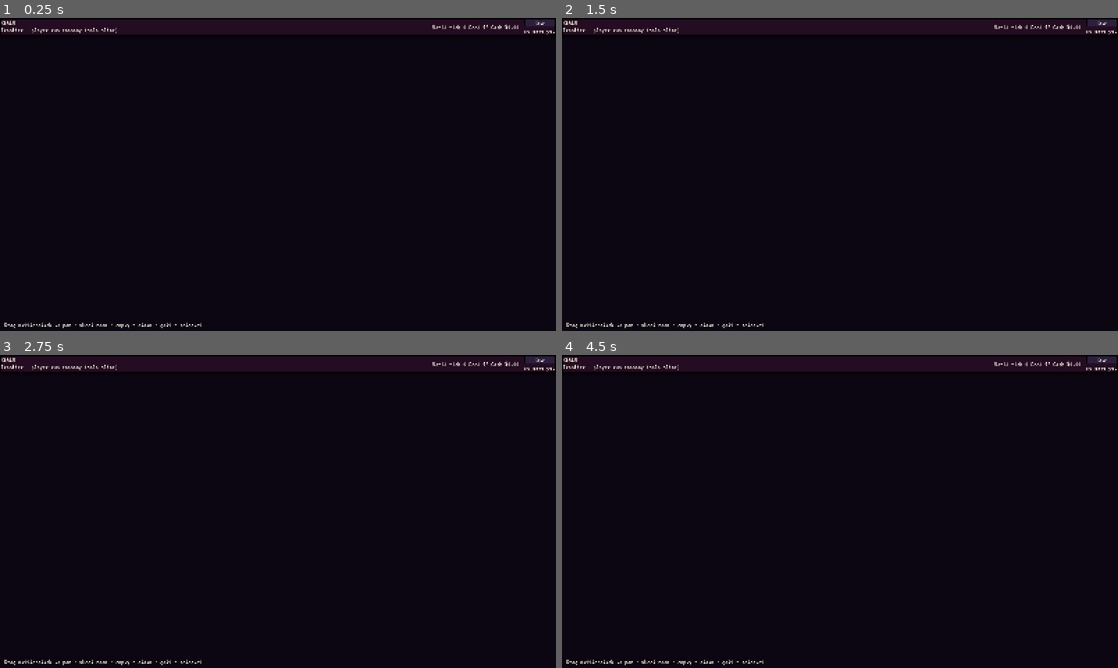
Above: before the commit, frames 1-4 (two rows, left to right).
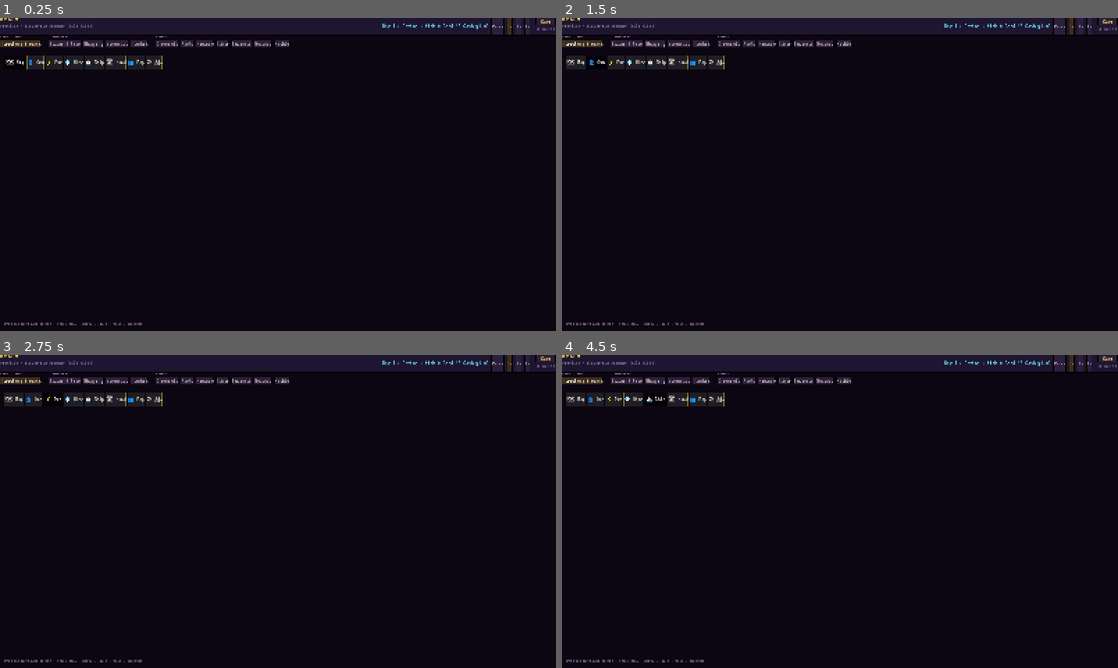
Above: after the commit, the same moments.

Repository: at6132/econ
Game: Godot game, scene res://scenes/Main.tscn
The game is run twice, just before and just after one commit, with the same random seed, the same clock (stepped at 60 frames per second) and the same inputs. This scene is started directly instead of the project's main scene.
Inputs (mouse positions are in pixels of both pictures, inside the frame that each line leads up to):
- Up to frame 1 (0.25 s): no input
- Up to frame 2 (1.5 s): click (578, 61) at 0.5 s, where only the run after the commit has a clickable "🗺 Map"; click (595, 61) at 1.25 s, where only the run after the commit has a clickable "👤 Own"
- Up to frame 3 (2.75 s): click (55, 398) at 2 s, where only the run after the commit has a clickable "⚡ Pwr"
- Up to frame 4 (4.5 s): click (634, 398) at 2.75 s, where only the run after the commit has a clickable "💎 Mine"; click (612, 398) at 3.5 s, where only the run after the commit has a clickable "⚡ Pwr"; click (656, 398) at 4.25 s, where only the run after the commit has a clickable "🚢 Ship"

The runs differ from the first frame. In frame 1, 2.7% of the frame differs, in the area x 0-100%, y 0-100%; in frame 2, 2.7%; in frame 3, 2.7%; in frame 4, 2.7%.
Error before the commit: Parse Error: Identifier "RealmSettings" not declared in the current scope. (res://scenes/shell/CommandShell.gd:98)

Commit message:
Godot: map road/route overlays and stable plot-click boot.
Draw roads and routes on WorldMap; boot overlay prefs without SubViewport
size override; fix PlotDetail Scroll unique name; gl_compatibility renderer.

Co-authored-by: Cursor <cursoragent@cursor.com>

Diff:
--- a/realm_client/map/map_overlays.gd
+++ b/realm_client/map/map_overlays.gd
@@ -16,7 +16,13 @@
 }
 
 
-static func overlay_tint_for_plot(mode: String, plot: Dictionary, party: String, mineral: String) -> Color:
+static func overlay_tint_for_plot(
+	mode: String,
+	plot: Dictionary,
+	party: String,
+	mineral: String,
+	advantage_cat: String = "mining",
+) -> Color:
 	if mode == "none" or plot.is_empty():
 		return Color(0, 0, 0, 0)
 	match mode:
@@ -42,9 +48,44 @@
 			if dens < 0.05:
 				return Color(0, 0, 0, 0)
 			return Color(0.9, 0.4, 0.8, clampf(dens, 0.1, 0.45))
+		"roads":
+			return _roads_tint(plot)
 		"advantage":
+			return _advantage_tint(plot, advantage_cat)
+		"routes":
 			return Color(0, 0, 0, 0)
 	return Color(0, 0, 0, 0)
+
+
+static func _roads_tint(plot: Dictionary) -> Color:
+	var pid := str(plot.get("id", ""))
+	if pid == "" or WorldState.road_segments.is_empty():
+		return Color(0, 0, 0, 0)
+	for seg in WorldState.road_segments:
+		if not (seg is Dictionary):
+			continue
+		var sd: Dictionary = seg as Dictionary
+		if str(sd.get("from_plot", "")) == pid or str(sd.get("to_plot", "")) == pid:
+			return Color(0.62, 0.52, 0.28, 0.42)
+	return Color(0, 0, 0, 0)
+
+
+static func _advantage_tint(plot: Dictionary, advantage_cat: String) -> Color:
+	if not plot.has("landmass_id"):
+		return Color(0, 0, 0, 0)
+	var lm_key := str(plot.get("landmass_id", ""))
+	var table: Variant = WorldState.regional_advantages.get(lm_key, WorldState.regional_advantages.get(int(lm_key), null))
+	if not (table is Dictionary):
+		return Color(0, 0, 0, 0)
+	var cat := advantage_cat if advantage_cat != "" else "mining"
+	var mult: float = float((table as Dictionary).get(cat, (table as Dictionary).get(cat.to_lower(), 1.0)))
+	if mult >= 1.2:
+		return Color(0.35, 0.85, 0.45, 0.38)
+	if mult >= 1.05:
+		return Color(0.45, 0.75, 0.55, 0.32)
+	if mult < 0.95:
+		return Color(0.75, 0.35, 0.35, 0.34)
+	return Color(0.55, 0.55, 0.6, 0.22)
 
 
 static func _mineral_tint(plot: Dictionary, party: String, mineral: String) -> Color:
--- a/realm_client/project.godot
+++ b/realm_client/project.godot
@@ -17,7 +17,7 @@
 config/name="Realm"
 config/description="Realm solo client — display shell for FastAPI engine (Phase 1)."
 run/main_scene="res://scenes/GameHome.tscn"
-config/features=PackedStringArray("4.6", "Forward Plus")
+config/features=PackedStringArray("4.6", "GL Compatibility")
 config/icon="res://icon.svg"
 
 [autoload]
@@ -28,6 +28,7 @@
 WS="*res://autoloads/WS.gd"
 RealmColors="*res://autoloads/RealmColors.gd"
 RealmFonts="*res://autoloads/RealmFonts.gd"
+RealmSettings="*res://autoloads/RealmSettings.gd"
 MainFeedback="*res://autoloads/MainFeedback.gd"
 
 [display]
@@ -42,4 +43,6 @@
 
 [rendering]
 
+renderer/rendering_method="gl_compatibility"
+renderer/rendering_method.mobile="gl_compatibility"
 textures/canvas_textures/default_texture_filter=0
--- a/realm_client/scenes/Main.gd
+++ b/realm_client/scenes/Main.gd
@@ -110,34 +110,61 @@
 
 
 func _finish_boot_load() -> void:
+	_apply_boot_map_overlay()
 	API.get_sim_status(_on_boot_sim_status)
 	API.get_world_static(func(s): WorldState.apply_static(s))
 	API.get_world_player(func(p): WorldState.apply_player(p), WorldState.party_id)
 	API.get_world_feed(func(f): WorldState.apply_feed(f), -1)
 	API.get_world_summary(WorldState.party_id, func(s): WorldState.apply_summary(s))
+	API.get_roads(func(d: Dictionary) -> void:
+		if not d.is_empty() and bool(d.get("ok", true)):
+			var segs: Variant = d.get("segments", [])
+			if segs is Array:
+				WorldState.road_segments = segs as Array
+	)
 
 
 func _on_boot_sim_status(data: Dictionary) -> void:
 	if data.is_empty():
 		return
 	WorldState.apply_sim_status(data)
+	_apply_boot_sim_prefs()
 	if shell.has_method("_refresh_sim_controls"):
 		shell.call("_refresh_sim_controls")
 	if shell.has_method("_refresh_stats"):
 		shell.call("_refresh_stats")
 
 
+func _apply_boot_map_overlay() -> void:
+	if not is_instance_valid(_overlay_bar):
+		return
+	if _overlay_bar.has_method("apply_mode"):
+		_overlay_bar.call("apply_mode", RealmSettings.default_overlay)
+
+
+func _apply_boot_sim_prefs() -> void:
+	var body: Dictionary = {}
+	if RealmSettings.default_speed > 0.0:
+		body["speed"] = RealmSettings.default_speed
+	if RealmSettings.start_paused:
+		body["paused"] = true
+	if body.is_empty():
+		return
+	API.sim_control(body, Callable())
+
+
 func _setup_map_overlay_bar() -> void:
 	if is_instance_valid(_overlay_bar):
 		return
 	_overlay_bar = preload("res://scenes/MapOverlayBar.tscn").instantiate() as HBoxContainer
 	ui_root.add_child(_overlay_bar)
-	_overlay_bar.overlay_changed.connect(
-		func(mode: String) -> void:
-			if world_map.has_method("set_overlay_mode"):
-				world_map.call("set_overlay_mode", mode)
-	)
+	_overlay_bar.overlay_changed.connect(_on_map_overlay_mode_changed)
 	_position_overlay_bar()
+
+
+func _on_map_overlay_mode_changed(mode: String) -> void:
+	if world_map.has_method("set_overlay_mode"):
+		world_map.call("set_overlay_mode", mode)
 
 
 func _position_overlay_bar() -> void:
@@ -170,12 +197,11 @@
 	map_viewport.offset_top = top_h
 	var gw := maxi(64, int(vp.x))
 	var gh := maxi(64, int(vp.y - top_h))
-	var map_size := Vector2i(gw, gh)
 	sub_viewport.transparent_bg = false
 	sub_viewport.render_target_clear_mode = SubViewport.CLEAR_MODE_ALWAYS
-	sub_viewport.size = map_size
+	# Do not assign sub_viewport.size while MapViewport.stretch is true (Godot 4.6 SIGSEGV).
 	if world_map.has_method("set_view_size"):
-		world_map.call("set_view_size", Vector2(map_size))
+		world_map.call("set_view_size", Vector2(gw, gh))
 	_position_overlay_bar()
 
 
--- a/realm_client/scenes/Main.tscn
+++ b/realm_client/scenes/Main.tscn
@@ -45,6 +45,3 @@
 [node name="MarkersLayer" type="Node2D" parent="UILayer/UIRoot/MapViewport/SubViewport/WorldMap"]
 
 [node name="CommandShell" parent="." instance=ExtResource("3_shell")]
-
-[node name="PanelRoot" type="CanvasLayer" parent="."]
-layer = 20
--- a/realm_client/scenes/MapOverlayBar.gd
+++ b/realm_client/scenes/MapOverlayBar.gd
@@ -16,28 +16,51 @@
 
 var _active: String = "none"
 var _buttons: Dictionary = {}
+var _group: ButtonGroup
 
 
 func _ready() -> void:
+	mouse_filter = Control.MOUSE_FILTER_STOP
 	add_theme_constant_override("separation", 4)
+	_group = ButtonGroup.new()
+	_group.allow_unpress = false
 	for item in BUTTONS:
 		var mode: String = str(item[0])
 		var label: String = str(item[1])
 		var btn := Button.new()
 		btn.text = label
 		btn.toggle_mode = true
+		btn.button_group = _group
 		btn.button_pressed = mode == "none"
 		PanelUI.style_btn(btn, mode == "none")
-		btn.pressed.connect(_on_pressed.bind(mode))
+		btn.toggled.connect(_on_toggled.bind(mode))
 		add_child(btn)
 		_buttons[mode] = btn
+	_active = "none"
 
 
-func _on_pressed(mode: String) -> void:
+func _on_toggled(pressed: bool, mode: String) -> void:
+	if not pressed or _active == mode:
+		return
+	_set_active(mode)
+	overlay_changed.emit(mode)
+
+
+func _set_active(mode: String) -> void:
 	_active = mode
 	for key in _buttons.keys():
 		var b: Button = _buttons[key] as Button
 		var on: bool = str(key) == mode
-		b.button_pressed = on
+		if b.button_pressed != on:
+			b.button_pressed = on
 		PanelUI.style_btn(b, on)
+
+
+## Apply overlay from settings or boot prefs (updates buttons + emits ``overlay_changed``).
+func apply_mode(mode: String) -> void:
+	if not _buttons.has(mode):
+		mode = "none"
+	if _active == mode:
+		return
+	_set_active(mode)
 	overlay_changed.emit(mode)
--- a/realm_client/scenes/WorldMap.gd
+++ b/realm_client/scenes/WorldMap.gd
@@ -157,8 +157,42 @@
 	_overlay_mode = mode
 	if mineral != "":
 		_overlay_mineral = mineral
+	_ensure_overlay_data(mode)
 	_rebuild_cell_cache()
 	queue_redraw()
+
+
+func _ensure_overlay_data(mode: String) -> void:
+	match mode:
+		"roads":
+			if WorldState.road_segments.is_empty():
+				API.get_roads(_on_overlay_roads_loaded)
+		"routes":
+			if WorldState.in_transit.is_empty():
+				API.get_world_player(
+					func(p: Dictionary) -> void:
+						if not p.is_empty():
+							WorldState.apply_player(p),
+					WorldState.party_id,
+				)
+		"advantage":
+			if WorldState.regional_advantages.is_empty():
+				API.get_world_static(func(s: Dictionary) -> void:
+					WorldState.apply_static(s)
+					_rebuild_cell_cache()
+					queue_redraw()
+				)
+
+
+func _on_overlay_roads_loaded(data: Dictionary) -> void:
+	if data.is_empty() or not bool(data.get("ok", true)):
+		return
+	var segs: Variant = data.get("segments", [])
+	if segs is Array:
+		WorldState.road_segments = segs as Array
+	if _overlay_mode == "roads":
+		_rebuild_cell_cache()
+		queue_redraw()
 
 
 func _ready() -> void:
@@ -263,6 +297,21 @@
 	# itself changes (claim / survey / build → apply_map).
 	_rebuild_building_cache_only()
 	_invalidate_draw_buffer()
+	if _overlay_mode == "routes":
+		queue_redraw()
+
+
+func _cell_index_safe(gx: int, gy: int) -> int:
+	var bx := _last_mesh_bounds.x
+	var by := _last_mesh_bounds.y
+	if bx <= 0 or by <= 0 or _cell_flags.is_empty():
+		return -1
+	if gx < 0 or gy < 0 or gx >= bx or gy >= by:
+		return -1
+	var idx := gy * bx + gx
+	if idx < 0 or idx >= _cell_flags.size():
+		return -1
+	return idx
 
 
 func _on_world_updated() -> void:
@@ -381,7 +430,7 @@
 			if p.get("powered", true) == false:
 				fill = fill.darkened(0.22)
 			var ov := MapOverlays.overlay_tint_for_plot(
-				_overlay_mode, p, my_party, _overlay_mineral
+				_overlay_mode, p, my_party, _overlay_mineral, _overlay_advantage_cat
 			)
 			if ov.a > 0.01:
 				fill = fill.lerp(ov, clampf(ov.a, 0.0, 1.0))
@@ -510,7 +559,9 @@
 			fill = fill.lightened(0.06)
 		if p.get("powered", true) == false:
 			fill = fill.darkened(0.22)
-		var ov := MapOverlays.overlay_tint_for_plot(_overlay_mode, p, my_party, _overlay_mineral)
+		var ov := MapOverlays.overlay_tint_for_plot(
+			_overlay_mode, p, my_party, _overlay_mineral, _overlay_advantage_cat
+		)
 		if ov.a > 0.01:
 			fill = fill.lerp(ov, clampf(ov.a, 0.0, 1.0))
 		var flags := 0x1
@@ -728,6 +779,7 @@
 		_draw_overview_terrain()
 		_draw_selection_highlight(sel_gx, sel_gy)
 		_draw_town_dots()
+		_draw_vector_overlays()
 		return
 
 	# Frontier: one polygon per plot. Genesis: flat fills, no grid strokes (cache builds in chunks).
@@ -758,6 +810,77 @@
 
 	if lod >= 3:
 		_draw_plot_detail_labels()
+	_draw_vector_overlays()
+
+
+func _draw_vector_overlays() -> void:
+	if _mesh == null:
+		return
+	if _overlay_mode == "roads":
+		_draw_world_road_segments()
+	if _overlay_mode != "routes":
+		return
+	var stroke := Color(0.95, 0.82, 0.35, 0.75)
+	var width := _world_line_width(1.4)
+	for row in WorldState.in_transit:
+		if not (row is Dictionary):
+			continue
+		var sd: Dictionary = row as Dictionary
+		var from_id := str(sd.get("from_plot_id", sd.get("origin_plot_id", "")))
+		var dest_id := str(sd.get("dest_plot_id", sd.get("destination_plot_id", "")))
+		if from_id == "" or dest_id == "":
+			continue
+		var from_pt := _plot_centroid_for_id(from_id)
+		var dest_pt := _plot_centroid_for_id(dest_id)
+		if from_pt == Vector2.ZERO or dest_pt == Vector2.ZERO:
+			continue
+		_draw_shipment_arc(from_pt, dest_pt, stroke, width)
+
+
+func _draw_world_road_segments() -> void:
+	if WorldState.road_segments.is_empty():
+		return
+	var stroke := Color(0.62, 0.52, 0.32, 0.88)
+	var width := _world_line_width(2.2)
+	for seg in WorldState.road_segments:
+		if not (seg is Dictionary):
+			continue
+		var sd: Dictionary = seg as Dictionary
+		var from_id := str(sd.get("from_plot", ""))
+		var to_id := str(sd.get("to_plot", ""))
+		if from_id == "" or to_id == "":
+			continue
+		var from_pt := _plot_centroid_for_id(from_id)
+		var to_pt := _plot_centroid_for_id(to_id)
+		if from_pt == Vector2.ZERO or to_pt == Vector2.ZERO:
+			continue
+		draw_line(from_pt, to_pt, stroke, width, true)
+
+
+func _plot_centroid_for_id(plot_id: String) -> Vector2:
+	if _mesh == null or plot_id.is_empty():
+		return Vector2.ZERO
+	var p: Dictionary = WorldState.plots.get(plot_id, {})
+	if p.is_empty():
+		return Vector2.ZERO
+	var cell_set := _plot_cell_set(p, plot_id)
+	if cell_set.is_empty():
+		return Vector2.ZERO
+	return _parcel_centroid(cell_set)
+
+
+func _draw_shipment_arc(from_pt: Vector2, to_pt: Vector2, color: Color, width: float) -> void:
+	var mx := (from_pt.x + to_pt.x) * 0.5
+	var my := (from_pt.y + to_pt.y) * 0.5
+	my -= absf(to_pt.x - from_pt.x) * 0.08 + absf(to_pt.y - from_pt.y) * 0.05
+	var ctrl := Vector2(mx, my)
+	var prev := from_pt
+	for step in range(1, 17):
+		var t := float(step) / 16.0
+		var u := 1.0 - t
+		var pt := u * u * from_pt + 2.0 * u * t * ctrl + t * t * to_pt
+		draw_line(prev, pt, color, width, true)
+		prev = pt
 
 
 func _draw_overview_terrain() -> void:
@@ -787,9 +910,9 @@
 	var ny := gy + dy
 	if nx < 0 or ny < 0 or nx >= bx or ny >= by:
 		return false
-	var idx := gy * bx + gx
-	var nidx := ny * bx + nx
-	if (_cell_flags[idx] & 0x1) == 0 or (_cell_flags[nidx] & 0x1) == 0:
+	var idx := _cell_index_safe(gx, gy)
+	var nidx := _cell_index_safe(nx, ny)
+	if idx < 0 or nidx < 0 or (_cell_flags[idx] & 0x1) == 0 or (_cell_flags[nidx] & 0x1) == 0:
 		return false
 	return _cell_pids[idx] == _cell_pids[nidx]
 
@@ -844,12 +967,10 @@
 
 
 func _draw_aligned_cell_terrain() -> void:
-	var bx := _last_mesh_bounds.x
 	for gy in range(_vis_min_y, _vis_max_y):
-		var row_off := gy * bx
 		for gx in range(_vis_min_x, _vis_max_x):
-			var idx := row_off + gx
-			if (_cell_flags[idx] & 0x1) == 0:
+			var idx := _cell_index_safe(gx, gy)
+			if idx < 0 or (_cell_flags[idx] & 0x1) == 0:
 				continue
 			draw_rect(_cell_rect(gx, gy), _cell_colors[idx])
 
@@ -867,10 +988,9 @@
 	var multicell_cache: Dictionary = {}
 
 	for gy in range(_vis_min_y, _vis_max_y):
-		var row_off := gy * bx
 		for gx in range(_vis_min_x, _vis_max_x):
-			var idx := row_off + gx
-			if (_cell_flags[idx] & 0x1) == 0:
+			var idx := _cell_index_safe(gx, gy)
+			if idx < 0 or (_cell_flags[idx] & 0x1) == 0:
 				continue
 			var r := _cell_rect(gx, gy)
 			var flags := _cell_flags[idx]
@@ -971,9 +1091,8 @@
 func _draw_selection_highlight(sel_gx: int, sel_gy: int) -> void:
 	if sel_gx < _vis_min_x or sel_gx >= _vis_max_x or sel_gy < _vis_min_y or sel_gy >= _vis_max_y:
 		return
-	var bx := _last_mesh_bounds.x
-	var sel_idx := sel_gy * bx + sel_gx
-	if (_cell_flags[sel_idx] & 0x1) == 0:
+	var sel_idx := _cell_index_safe(sel_gx, sel_gy)
+	if sel_idx < 0 or (_cell_flags[sel_idx] & 0x1) == 0:
 		return
 	var sw := _world_line_width(3.5)
 	var accent := RealmColors.ACCENT
@@ -981,7 +1100,9 @@
 	if pid.is_empty():
 		draw_rect(_cell_rect(sel_gx, sel_gy), Color(accent, 0.0), false, sw)
 		return
-	# Highlight the whole plot footprint (L-shapes, multi-hectare, not one cell).
+	if _is_large_map():
+		draw_rect(_cell_rect(sel_gx, sel_gy), Color(accent, 0.0), false, sw)
+		return
 	var p_sel: Dictionary = WorldState.plots.get(pid, {})
 	var cell_set := _plot_cell_set(p_sel, pid)
 	if cell_set.size() > 1 or _uses_parcel_polygon_draw():
@@ -1584,10 +1705,8 @@
 		for dx in range(-1, 2):
 			var gx := approx_gx + dx
 			var gy := approx_gy + dy
-			if gx < 0 or gy < 0 or gx >= bounds.x or gy >= bounds.y:
-				continue
-			var idx := gy * bounds.x + gx
-			if (_cell_flags[idx] & 0x1) == 0:
+			var idx := _cell_index_safe(gx, gy)
+			if idx < 0 or (_cell_flags[idx] & 0x1) == 0:
 				continue
 			var c := _mesh.plot_centroid(gx, gy)
 			var d := world_pos.distance_squared_to(c)
--- a/realm_client/scenes/panels/PlotDetail.tscn
+++ b/realm_client/scenes/panels/PlotDetail.tscn
@@ -12,6 +12,7 @@
 offset_bottom = 400.0
 
 [node name="Scroll" type="ScrollContainer" parent="Panel"]
+unique_name_in_owner = true
 layout_mode = 1
 anchors_preset = 15
 anchor_right = 1.0
